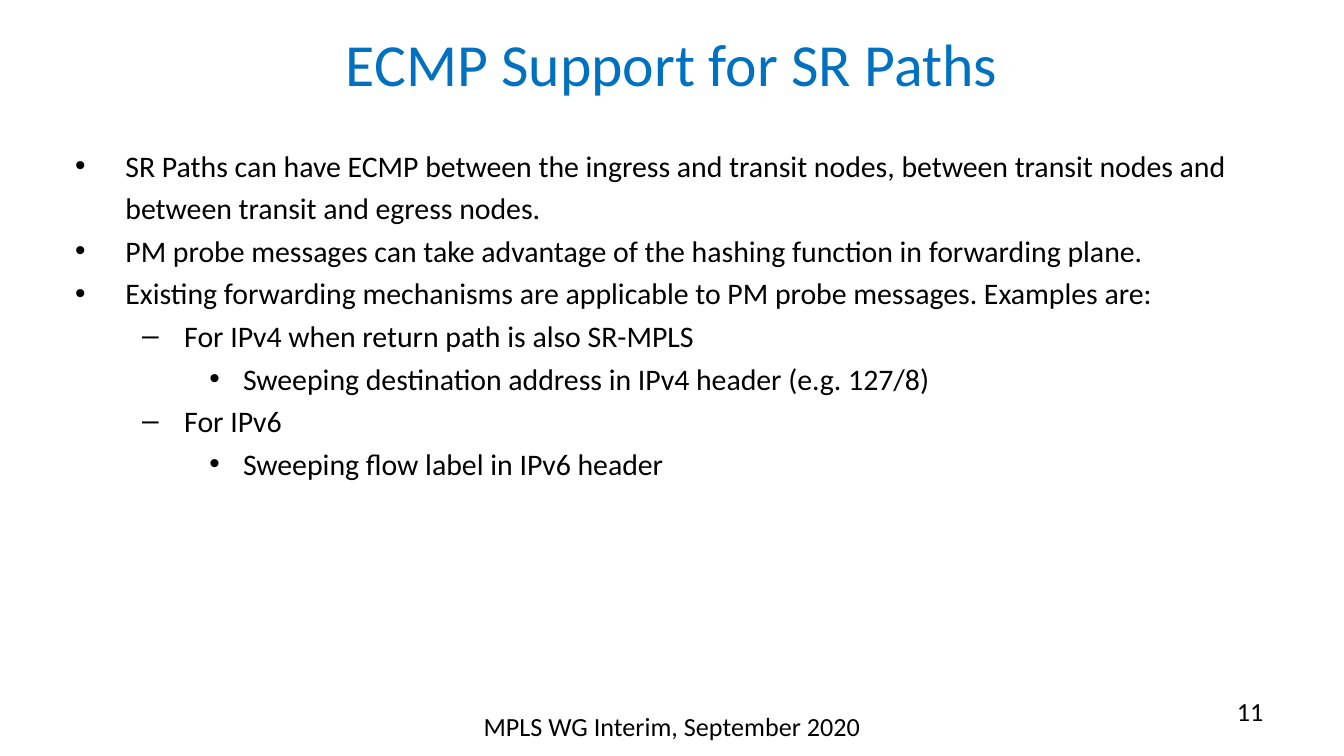
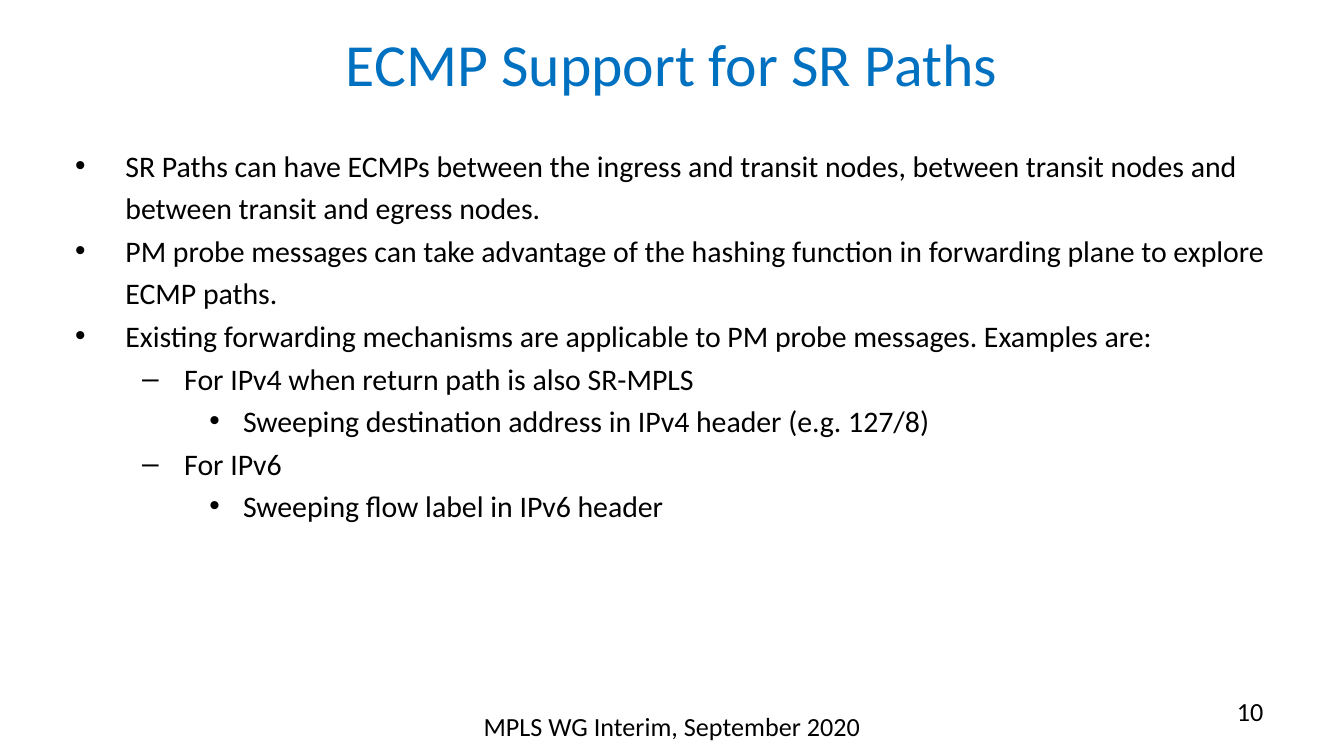
Before and after one commit to rakgandhi/ietf-slides, a slide deck: slide 10 of draft-gandhi-spring-sr-enhanced-plm-03.pptx (slide 11 before the commit). Drawn at 1344x756 pixels with LibreOffice and Linux fonts; fonts in the diff are those of the drawing. Boxes give left, top, right and bottom in pixels: in the first picture for what was removed or moved away, otherwise in the second. Text is boxed around its words. In the diff, an @@ line names an element or a change of style, - is before the commit and + after.

```diff
--- a/draft-gandhi-spring-sr-enhanced-plm-03.pptx
+++ b/draft-gandhi-spring-sr-enhanced-plm-03.pptx
@@ text at [125, 156, 1263, 309]: text changed @@
-• SR Paths can have ECMP between the ingress and transit nodes, between transit nodes and between transit and egress nodes.
-• PM probe messages can take advantage of the hashing function in forwarding plane.
+• SR Paths can have ECMPs between the ingress and transit nodes, between transit nodes and between transit and egress nodes.
+• PM probe messages can take advantage of the hashing function in forwarding plane to explore ECMP paths.
@@ page number at [1237, 704, 1263, 721]: text changed @@
-11
+10
```
Also in this commit, not shown: 9 other slides changed, 1 other file.
